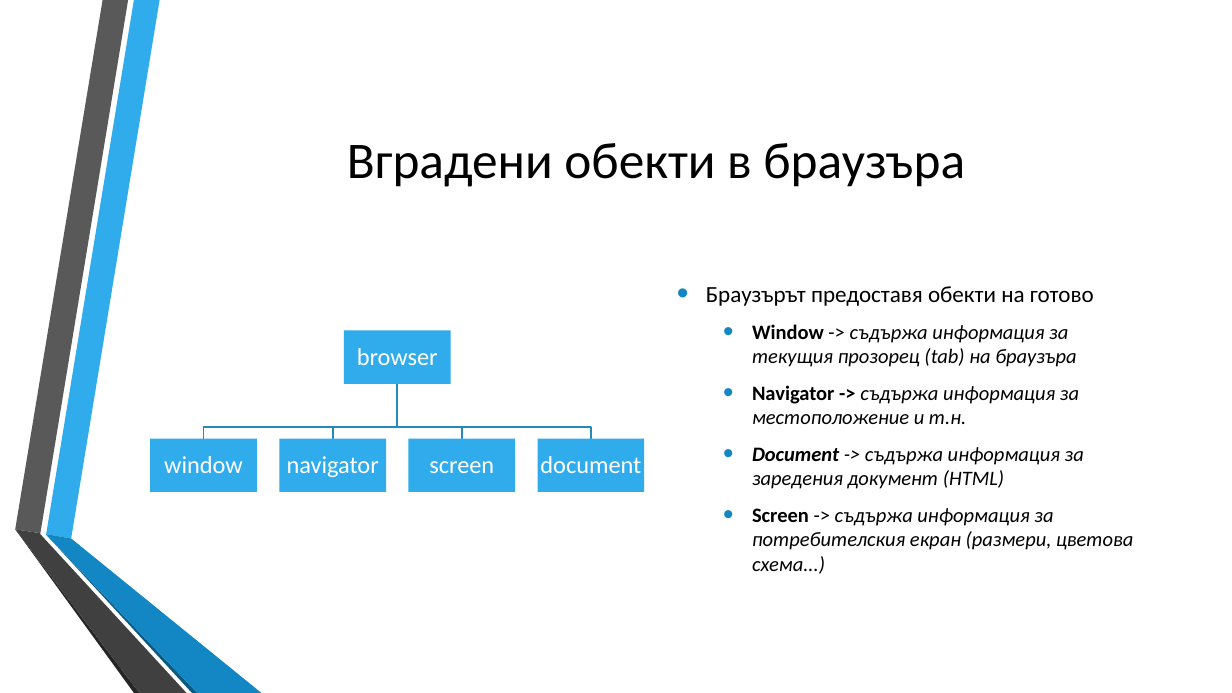
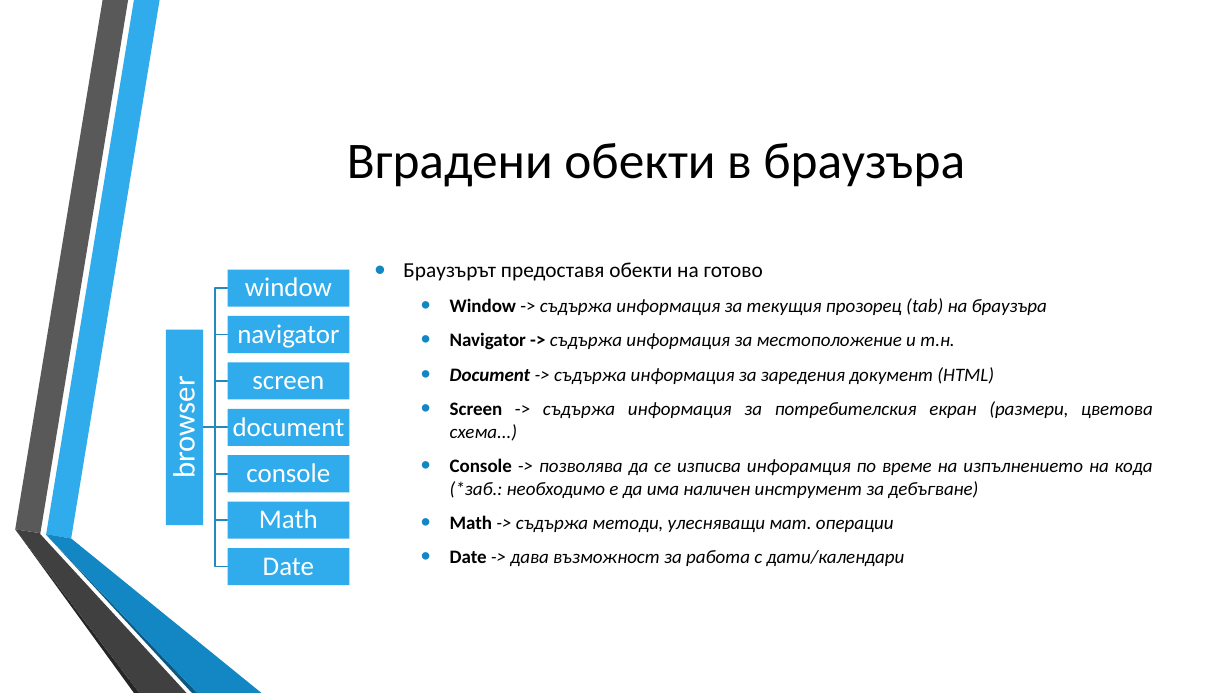
Before and after one commit to dnmitev/IT-Academy, a slide deck: slide 9 of JS Fundamentals/2.JS-Basics/JS-Basics.pptx. Drawn at 1232x693 pixels with LibreOffice and Linux fonts; fonts in the diff are those of the drawing; background and template pictures are left out. Boxes give left, top, right and bottom in pixels: in the first picture for what was removed or moved away, otherwise in the second. Text is boxed around its words. In the diff, an @@ line names an element or a change of style, - is before the commit and + after.

Commit message:
add new slides to the JS-Basics.pptx

```diff
--- a/JS Fundamentals/2.JS-Basics/JS-Basics.pptx
+++ b/JS Fundamentals/2.JS-Basics/JS-Basics.pptx
@@ text "Браузърът предоставя обекти на готово": place and size @@
-text "Браузърът предоставя обекти на готово" at <box>706,286,1133,574</box>
+text "Браузърът предоставя обекти на готово" at <box>403,262,1153,566</box>
@@ text at <box>403,262,1153,441</box>: size 18 to 16.6 pt in "Браузърът предоставя обекти на готово"; size 16 to 14.8 pt in "Window -> съдържа информация за текущия прозорец ...", "Navigator -> съдържа информация за местоположение и ...", "Document -> съдържа информация за заредения документ ...", "Screen -> съдържа информация за потребителския екран ..."; alignment left to justified @@
@@ text "window": place and size @@
-text "window" at <box>164,456,243,473</box>
+text "window" at <box>245,277,332,296</box>
@@ text "browser": place and size @@
-text "browser" at <box>357,348,438,365</box>
+text "browser" at <box>165,386,203,475</box>
@@ text "browser" at <box>165,386,203,475</box>: size 19 to 24 pt; more space between paragraphs; rotation 0 to 270 degrees @@
@@ text "navigator": place and size @@
-text "navigator" at <box>287,456,379,477</box>
+text "navigator" at <box>237,324,339,348</box>
@@ freeform shape: place and size @@
-freeform shape at <box>333,384,397,438</box>
+freeform shape at <box>203,381,227,427</box>
@@ text "screen": place and size @@
-text "screen" at <box>429,461,494,473</box>
+text "screen" at <box>252,376,324,389</box>
@@ rectangle: place and size @@
-rectangle at <box>344,331,450,384</box>
+rectangle at <box>227,362,349,399</box>
@@ freeform shape removed at <box>397,384,592,438</box> @@
@@ freeform shape removed at <box>397,384,462,438</box> @@
@@ size 19 to 21 pt in 4 elements at <box>237,324,339,348</box>, <box>245,277,332,296</box>, <box>252,376,324,389</box>, <box>233,417,345,436</box> @@
@@ text "document": place and size @@
-text "document" at <box>540,456,641,473</box>
+text "document" at <box>233,417,345,436</box>
@@ rectangle: place and size @@
-rectangle at <box>151,439,257,493</box>
+rectangle at <box>227,409,349,445</box>
@@ freeform shape: place and size @@
-freeform shape at <box>203,384,397,438</box>
+freeform shape at <box>203,422,227,432</box>
@@ rectangle removed at <box>538,439,644,493</box> @@
@@ rectangle: place and size @@
-rectangle at <box>279,439,385,493</box>
+rectangle at <box>227,456,349,493</box>
@@ text at <box>450,458,1153,566</box>: paragraphs added @@
+  • Console -> позволява да се изписва инфорамция по време на изпълнението на кода (*заб.: необходимо е да има наличен инструмент за дебъгване)
+  • Math -> съдържа методи, улесняващи мат. операции
+  • Date -> дава възможност за работа с дати/календари
@@ rectangle: place and size @@
-rectangle at <box>409,439,515,493</box>
+rectangle at <box>227,502,349,539</box>
@@ group added at <box>166,270,349,585</box>: 5 freeform shapes, 4 rectangles, 3 texts @@
+console
+Math
+Date
```
